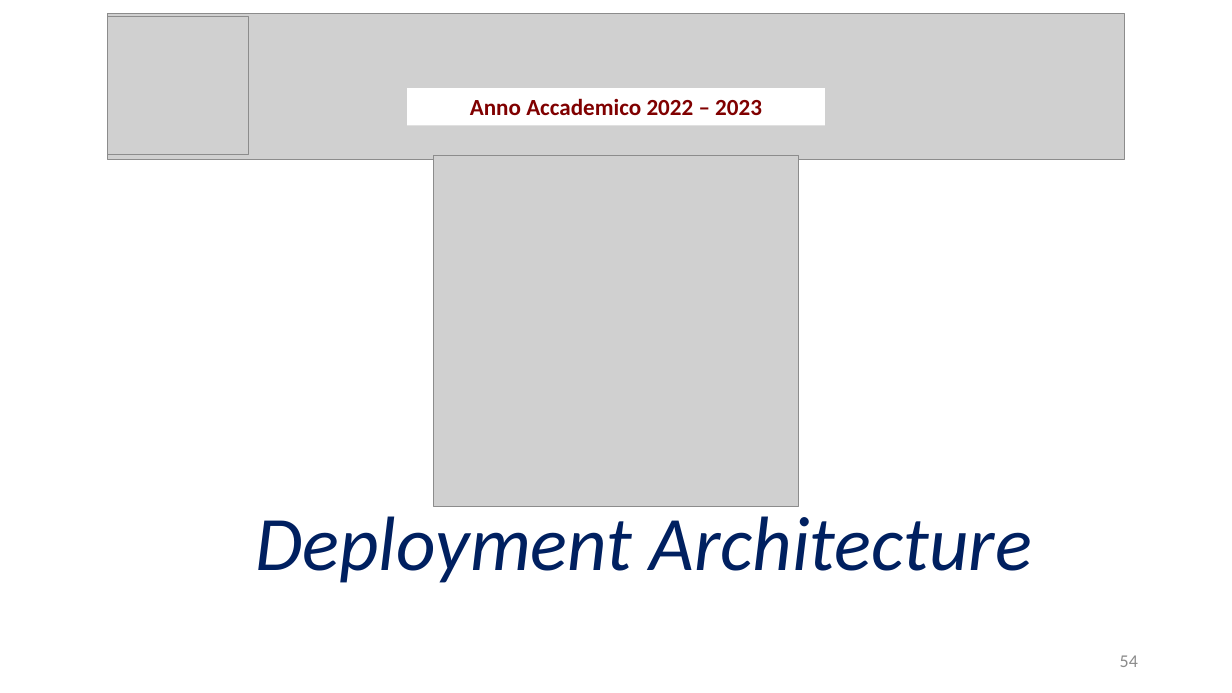
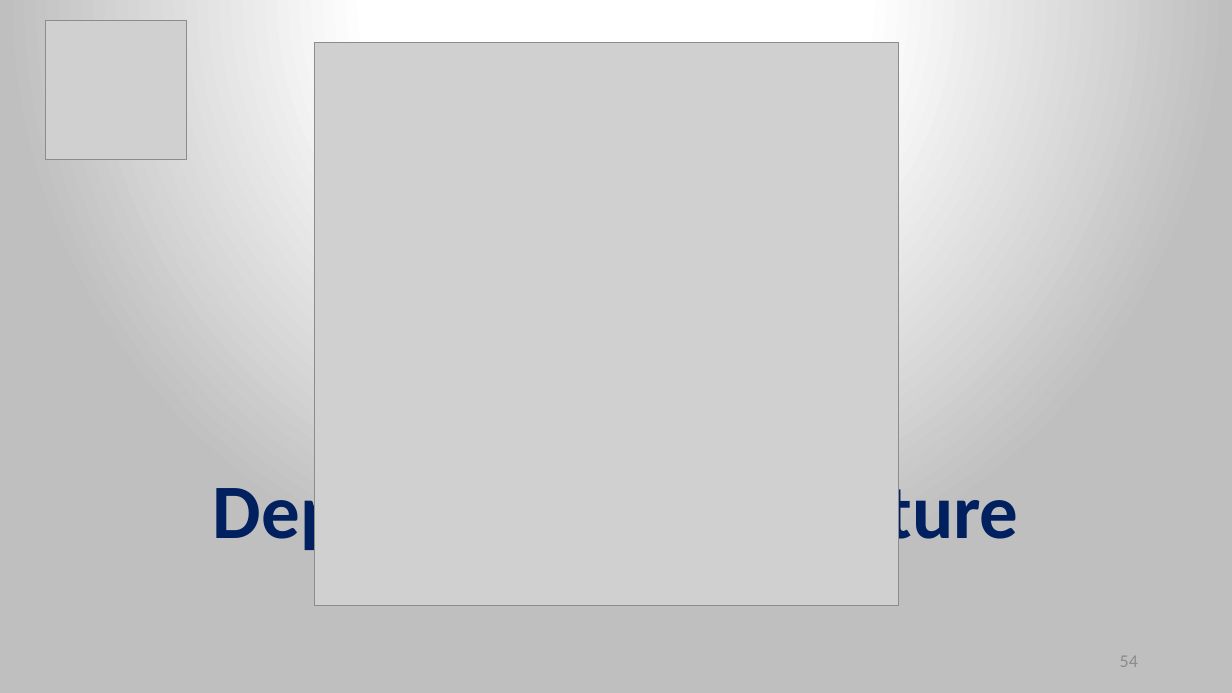
Before and after one commit to Wonderjack996/unimib-software-architecture, a slide deck: slide 54 of Progetto/Presentazione.pptx. Drawn at 1232x693 pixels with LibreOffice and Linux fonts; fonts in the diff are those of the drawing; grey boxes stand for pictures. Boxes give left, top, right and bottom in pixels: in the first picture for what was removed or moved away, otherwise in the second. Text is boxed around its words. In the diff, an @@ line names an element or a change of style, - is before the commit and + after.

```diff
--- a/Progetto/Presentazione.pptx
+++ b/Progetto/Presentazione.pptx
@@ background #FFFFFF to gradient #FFFFFF to #BFBFBF @@
@@ picture added at [46,20,187,159] @@
@@ picture removed at [108,14,1125,160] @@
@@ picture removed at [108,17,249,155] @@
@@ picture added at [314,43,898,605] @@
@@ rectangle removed at [408,88,825,125] @@
-Anno Accademico 2022 – 2023
@@ picture removed at [433,155,799,506] @@
@@ text "Deployment Architecture": place and size @@
-text "Deployment Architecture" at [255,506,1032,583]
+text "Deployment Architecture" at [213,474,1019,556]
@@ text "Deployment Architecture" at [213,474,1019,556]: bold on, italic off @@
```
Also in this commit, not shown: 57 other slides changed, 1 other file.
